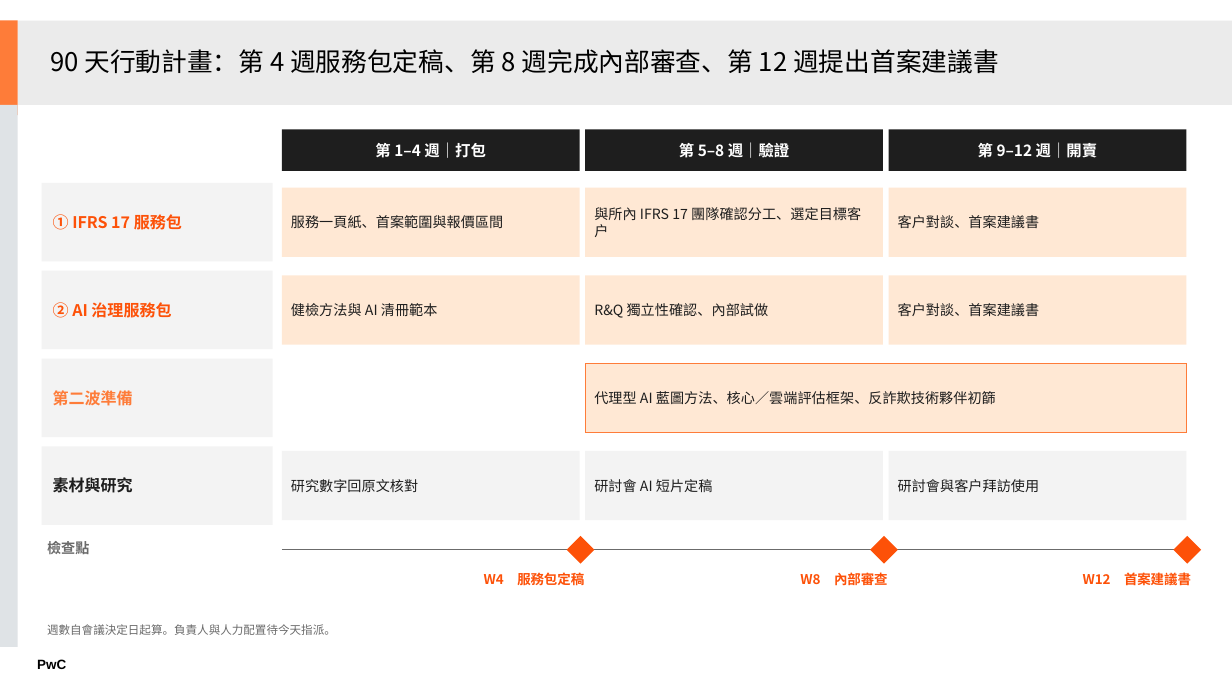
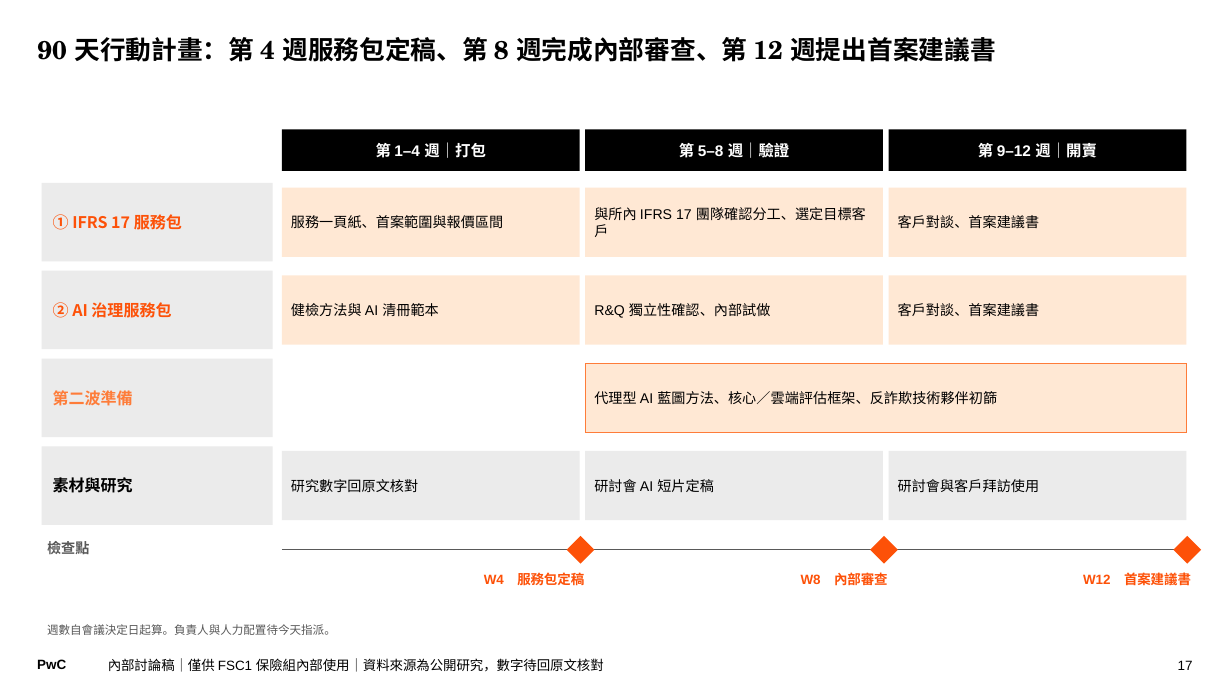
Before and after one commit to Robshao/PwC_FSC1, a slide deck: slide 17 of research/insurtech-2026/保險科技服務優先順序_會議簡報.pptx. Drawn at 1232x693 pixels with LibreOffice and Linux fonts; fonts in the diff are those of the drawing. Boxes give left, top, right and bottom in pixels: in the first picture for what was removed or moved away, otherwise in the second. Text is boxed around its words. In the diff, an @@ line names an element or a change of style, - is before the commit and + after.

```diff
--- a/research/insurtech-2026/保險科技服務優先順序_會議簡報.pptx
+++ b/research/insurtech-2026/保險科技服務優先順序_會議簡報.pptx
@@ rectangle removed at (0,20,18,115) @@
@@ rectangle removed at (18,20,1232,104) @@
@@ title "90 天行動計畫：第 4 週服務包定稿、第 8 ...": place and size @@
-title "90 天行動計畫：第 4 週服務包定稿、第 8 ..." at (50,49,999,74)
+title "90 天行動計畫：第 4 週服務包定稿、第 8 ..." at (37,37,996,62)
@@ title "90 天行動計畫：第 4 週服務包定稿、第 8 ..." at (37,37,996,62): font Noto Sans CJK TC to TeX Gyre Schola, bold on; line spacing 0.85 to 0.9; vertical alignment middle to top @@
@@ rectangle removed at (0,105,18,648) @@
@@ font Noto Sans CJK TC to Arial; fill #1E1E1E to #000000 in 3 elements at (282,129,579,171), (585,129,883,171), (889,129,1187,171) @@
@@ font Noto Sans CJK TC to Arial, text colour #1E1E1E to #000000 in 7 elements at (282,188,579,257), (585,188,883,257), (889,188,1187,257), (282,275,579,345), (585,275,883,345), (889,275,1187,345), (585,363,1187,433) @@
@@ font Noto Sans CJK TC to Arial, text colour #1E1E1E to #000000; fill #F3F3F3 to #EBEBEB in 4 elements at (42,446,273,525), (282,451,579,520), (585,451,883,520), (889,451,1187,520) @@
@@ text "檢查點" at (47,539,89,557): font Noto Sans CJK TC to Arial, text colour #6B6B6B to #595959 @@
@@ line (282, 550) - (1192, 550): stroke #6B6B6B 1 pt to #595959 1 pt @@
@@ text "週數自會議決定日起算。負責人與人力配置待今天指派。" at (47,624,336,635): font Noto Sans CJK TC to Arial, text colour #6B6B6B to #595959 @@
@@ text added at (108,658,604,672), 10.5 pt, text #000000 @@
+內部討論稿｜僅供 FSC1 保險組內部使用｜資料來源為公開研究，數字待回原文核對
@@ page number added at (1178,660,1193,670), 10.5 pt, text #000000 @@
+17
```
Also in this commit, not shown: 23 other slides changed, 9 other files.
